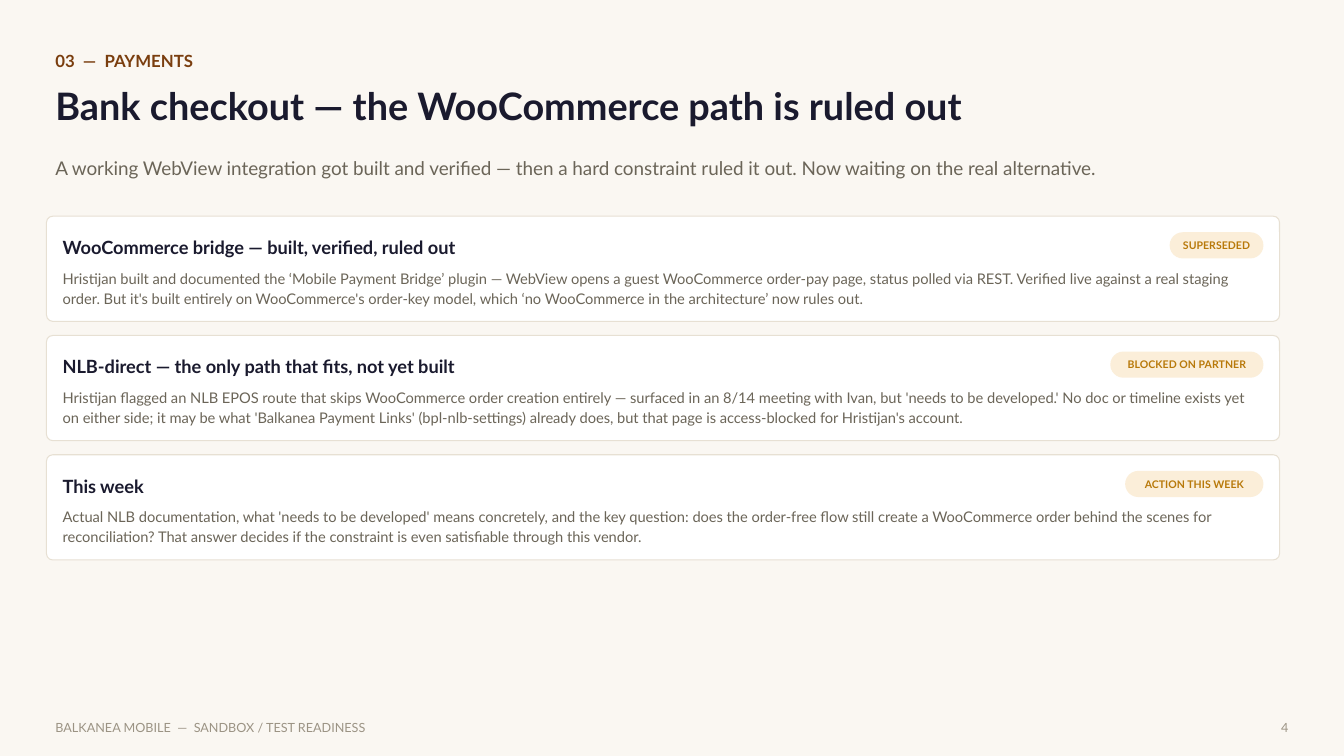
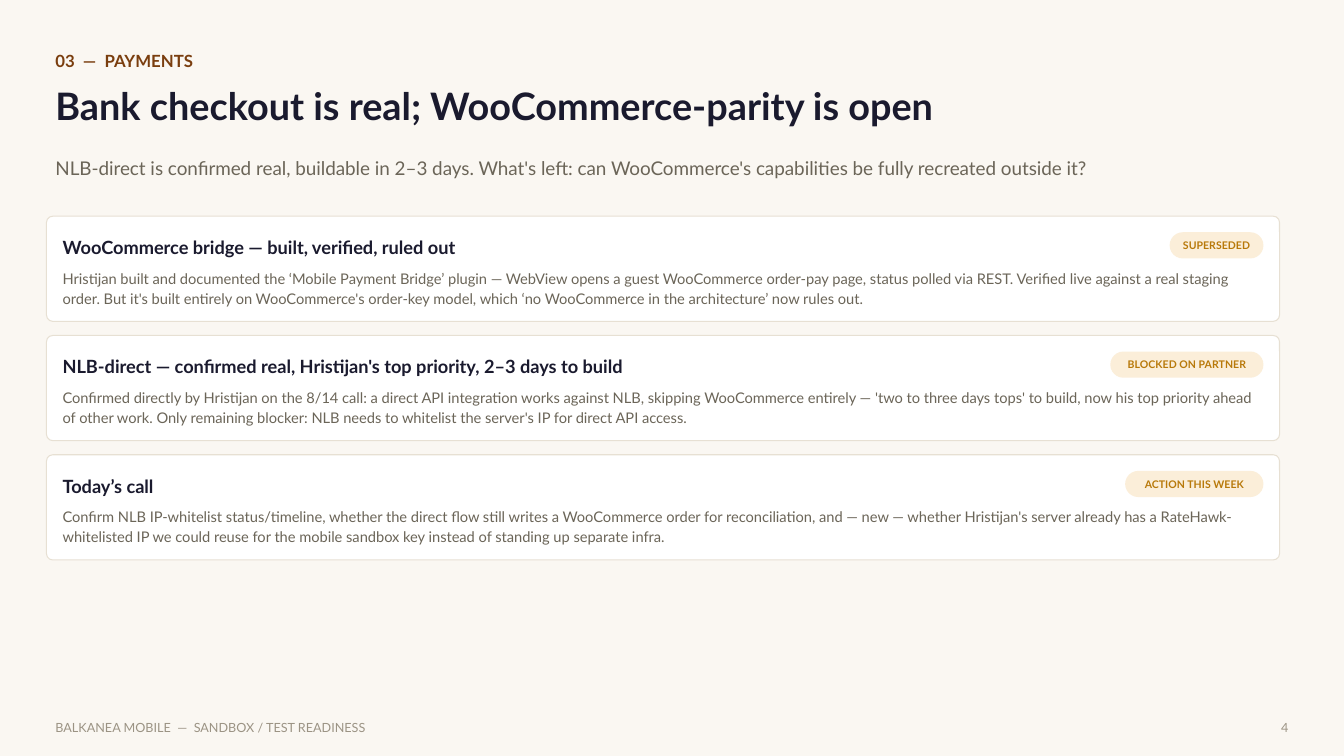
Before and after one commit to rweale-ai/balkanea-mobile, a slide deck: slide 4 of decks/Balkanea-Mobile-Sandbox-Readiness-Update.pptx. Drawn at 1344x756 pixels with LibreOffice and Linux fonts; fonts in the diff are those of the drawing. Boxes give left, top, right and bottom in pixels: in the first picture for what was removed or moved away, otherwise in the second. Text is boxed around its words. In the diff, an @@ line names an element or a change of style, - is before the commit and + after.

```diff
--- a/decks/Balkanea-Mobile-Sandbox-Readiness-Update.pptx
+++ b/decks/Balkanea-Mobile-Sandbox-Readiness-Update.pptx
@@ text at <box>55,92,933,127</box>: text changed @@
-Bank checkout — the WooCommerce path is ruled out
+Bank checkout is real; WooCommerce-parity is open
@@ text at <box>55,161,1087,178</box>: text changed @@
-A working WebView integration got built and verified — then a hard constraint ruled it out. Now waiting on the real alternative.
+NLB-direct is confirmed real, buildable in 2–3 days. What's left: can WooCommerce's capabilities be fully recreated outside it?
@@ text at <box>63,359,623,377</box>: text changed @@
-NLB-direct — the only path that fits, not yet built
+NLB-direct — confirmed real, Hristijan's top priority, 2–3 days to build
@@ text at <box>63,392,1252,426</box>: text changed @@
-Hristijan flagged an NLB EPOS route that skips WooCommerce order creation entirely — surfaced in an 8/14 meeting with Ivan, but 'needs to be developed.' No doc or timeline exists yet on either side; it may be what 'Balkanea Payment Links' (bpl-nlb-settings) already does, but that page is access-blocked for Hristijan's account.
+Confirmed directly by Hristijan on the 8/14 call: a direct API integration works against NLB, skipping WooCommerce entirely — 'two to three days tops' to build, now his top priority ahead of other work. Only remaining blocker: NLB needs to whitelist the server's IP for direct API access.
@@ text at <box>63,479,154,496</box>: text changed @@
-This week
+Today’s call
@@ text at <box>63,511,1232,545</box>: text changed @@
-Actual NLB documentation, what 'needs to be developed' means concretely, and the key question: does the order-free flow still create a WooCommerce order behind the scenes for reconciliation? That answer decides if the constraint is even satisfiable through this vendor.
+Confirm NLB IP-whitelist status/timeline, whether the direct flow still writes a WooCommerce order for reconciliation, and — new — whether Hristijan's server already has a RateHawk-whitelisted IP we could reuse for the mobile sandbox key instead of standing up separate infra.
```
Also in this commit, not shown: 2 other slides changed, 4 other files.
